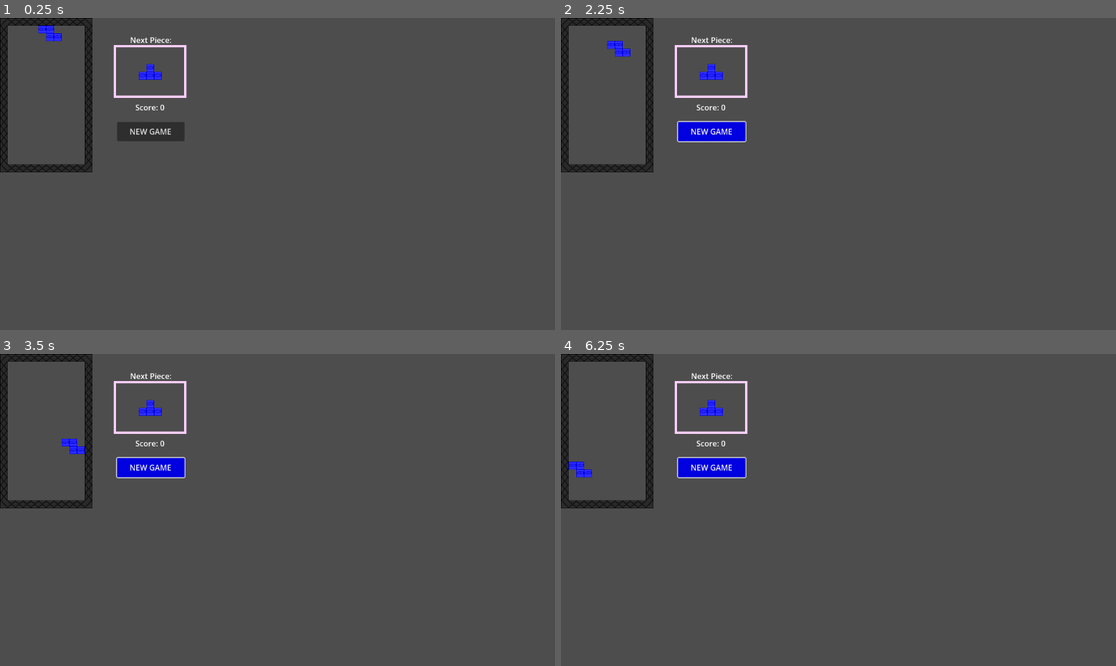
Above: before the commit, frames 1-4 (two rows, left to right).
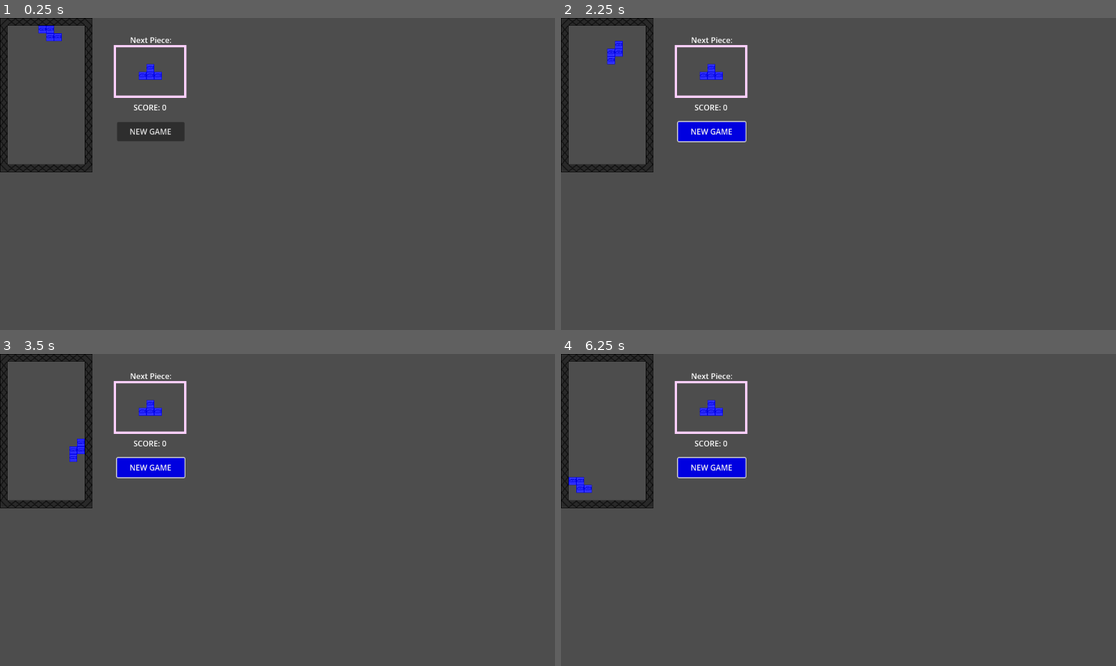
Above: after the commit, the same moments.

Repository: Relaxed-Chowder/octoBlocs
Game: Godot game, scene res://scene/game.tscn
Same seed, same stepped clock (60 frames per second), same inputs: the game is played once before the commit and once after it.
Inputs:
- Up to frame 1 (0.25 s): no input
- Up to frame 2 (2.25 s): click "NEW GAME" at 0.5 s; click "NEW GAME" at 1.25 s; tap Enter at 2 s; hold Right (ui_right) from 2.03 s (still down); hold R from 2.03 s (still down)
- Up to frame 3 (3.5 s): release Right (ui_right) at 2.78 s; release R at 2.78 s; hold Down (ui_down) from 2.78 s (still down); tap R at 2.85 s
- Up to frame 4 (6.25 s): release Down (ui_down) at 3.53 s; hold R 3.53-4.28 s; hold Right (ui_right) 3.53-5.03 s; tap Space at 4.25 s; tap R at 4.35, 5.85 s; tap Enter at 5 s; hold R 5.03-5.78 s; hold Left (ui_left) from 5.03 s (still down)

The runs differ from the first frame. In frame 1, less than 0.1% of the frame differs, in the area x 24-30%, y 27-30%; in frame 2, 0.2%; in frame 3, 0.2%; in frame 4, 0.4%, in the area x 1-30%, y 27-45%.
Error before the commit: Attempt to call function 'start' in base 'null instance' on a null instance. (res://scripts/tile_map_layer.gd:115)

Commit message:
basic score system

Diff:
--- a/octo-blocs/scene/hud.tscn
+++ b/octo-blocs/scene/hud.tscn
@@ -34,7 +34,7 @@
 offset_top = 174.0
 offset_right = 387.0
 offset_bottom = 198.0
-text = "Score: 0"
+text = "SCORE: 0"
 horizontal_alignment = 1
 vertical_alignment = 1
 
--- a/octo-blocs/scripts/tile_map_layer.gd
+++ b/octo-blocs/scripts/tile_map_layer.gd
@@ -62,6 +62,7 @@
 const steps_req := 50
 var speed : float
 var speed_type := [1.0]
+var accelerate := 0.25
 
 #grid variables
 const COLS : int = 10
@@ -99,6 +100,7 @@
 	speed = 1.0
 	steps = [0,0,0] #0: left, 1: right, 2: down
 	deck(tetrominoes, colors, speed_type)
+	print(piece_deck.size())
 	var piece_full := piece_deck.duplicate()
 	count = piece_deck.size()
 	piece_deck.shuffle()
@@ -112,15 +114,13 @@
 func _process(delta: float):
 	if Input.is_physical_key_pressed(KEY_R) and rotate_cooldown:
 		rotate_cooldown = false
-		$Timer.start()
+		$rotateTimer.start()
 		rotate_piece()
 
 	if Input.is_action_pressed("ui_down"):
 		steps[2] += 8
-
 	if Input.is_action_pressed("ui_left"):
 		steps[0] += 8
-
 	if Input.is_action_pressed("ui_right"):
 		steps[1] += 8
 
@@ -166,8 +166,6 @@
 	#next piece
 	draw_piece(next_piece_type[0][0], Vector2i(18,6), next_piece_type[1])
 
-
-
 func draw_piece(piece, pos, atlas):
 	for i in piece:
 		set_cell(pos+i, tile_id, atlas)
@@ -190,6 +188,7 @@
 		print(i)
 		if not is_free(i+current_pos):
 			canRotate = false
+
 	return canRotate
 
 func move_piece(dir):
@@ -206,6 +205,7 @@
 			piece_type[1] = next_piece_type[1]
 			next_piece_type = pick_piece()
 			create_piece()
+			steps = [0,0,0]
 
 
 func can_move(dir):
@@ -221,8 +221,6 @@
 func _on_timer_timeout() -> void:
 	rotate_cooldown = true
 
-
-
 func ground_piece():
 	print("active_piece ", active_piece)
 	for i in active_piece:
@@ -239,12 +237,27 @@
 	var row : int = ROWS
 	while row > 0:
 		var count = 0
+		var color_count = 0
 		for i in range(COLS):
 			if not is_free(Vector2i(i + 1, row)):
 				count += 1
-
-		if count == COLS:
+				if board_layer.get_cell_atlas_coords(Vector2i(i + 1, row)):
+					color_count += 1
+
+		# sigle line same color
+		if count == COLS and color_count == COLS:
 			shift_rows(row)
+			score += 80*floor(speed)
+			get_node("/root/game/HUD/ScoreLabel").text = "SCORE: " + str(int(score))
+			speed += accelerate
+
+		# sigle line
+		elif count == COLS:
+			shift_rows(row)
+			score += 40*floor(speed)
+			get_node("/root/game/HUD/ScoreLabel").text = "SCORE: " + str(int(score))
+			speed += accelerate
+
 		else:
 			row -= 1
 
